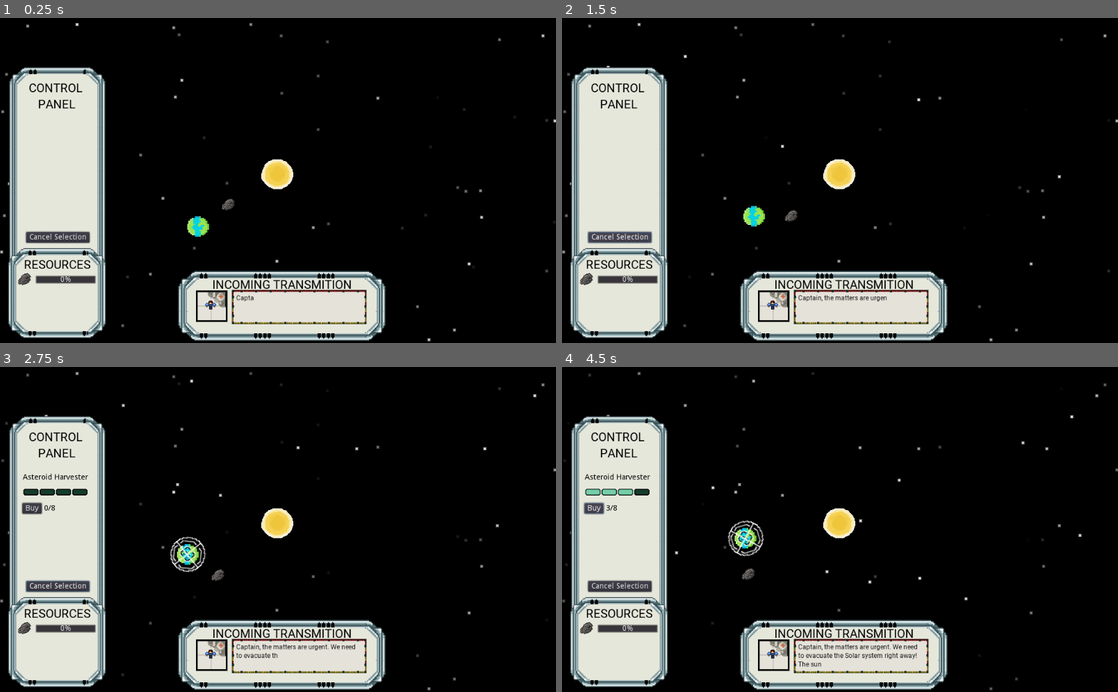
Above: before the commit, frames 1-4 (two rows, left to right).
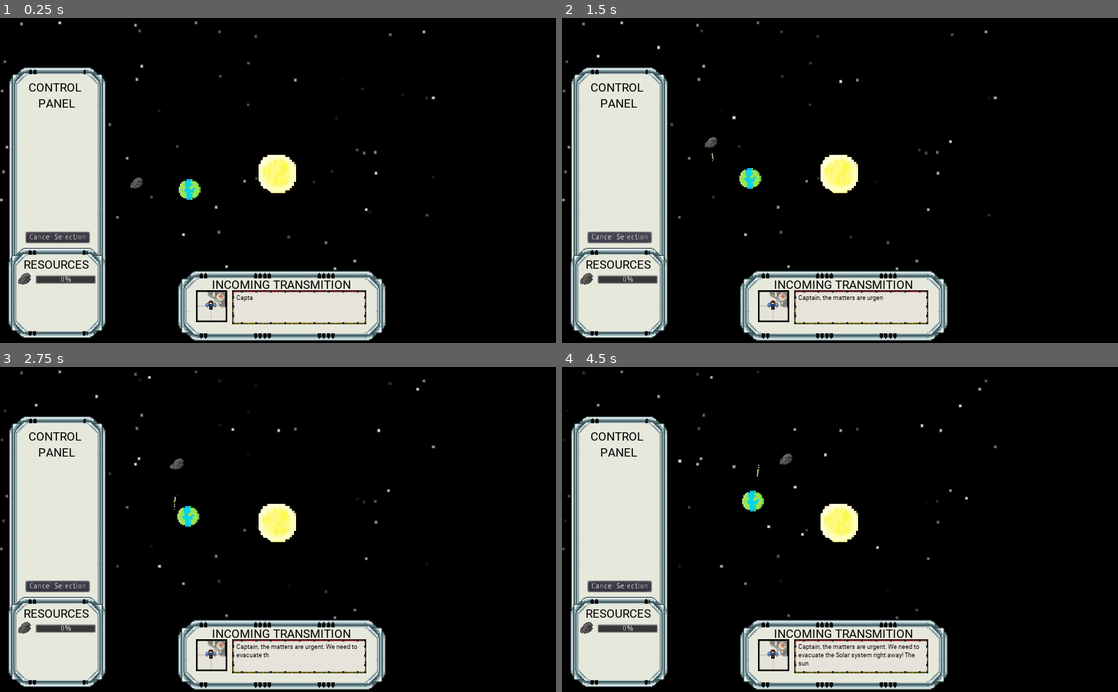
Above: after the commit, the same moments.

Repository: dev-cyprium/EndOfTheUniverse
Game: Godot game, scene res://Scenes/Main.tscn
The game is run twice, just before and just after one commit, with the same random seed, the same clock (stepped at 60 frames per second) and the same inputs.
Inputs (mouse positions are in pixels of both pictures, inside the frame that each line leads up to):
- Up to frame 1 (0.25 s): no input
- Up to frame 2 (1.5 s): move the mouse to (862, 307) at 0.52 s; click (862, 307) at 0.67 s; click "Cancel Selection" at 1.25 s
- Up to frame 3 (2.75 s): move the mouse to (189, 562) at 2.02 s; click (189, 562) at 2.17 s
- Up to frame 4 (4.5 s): click (595, 506) at 2.75 s, where only the run before the commit has a clickable "Buy"; click (595, 506) at 3.5 s, where only the run before the commit has a clickable "Buy"; click (595, 506) at 4.25 s, where only the run before the commit has a clickable "Buy"

The runs differ from the first frame. In frame 1, 4.8% of the frame differs, in the area x 0-100%, y 1-100%; in frame 2, 4.9%; in frame 3, 5.8%; in frame 4, 6.0%.

Commit message:
finish rocket mvoement, change the sun

Diff:
--- /dev/null
+++ b/Scenes/GameObject/Rocket.tscn
@@ -0,0 +1,63 @@
+[gd_scene load_steps=7 format=2]
+
+[ext_resource path="res://assets/rocket.png" type="Texture" id=1]
+[ext_resource path="res://Scripts/Game/Rocket.gd" type="Script" id=2]
+
+[sub_resource type="CapsuleShape2D" id=4]
+radius = 2.79692
+height = 4.92812
+
+[sub_resource type="Gradient" id=1]
+offsets = PoolRealArray( 0.013468, 1 )
+colors = PoolColorArray( 1, 0.952148, 0, 1, 1, 1, 1, 1 )
+
+[sub_resource type="GradientTexture" id=2]
+gradient = SubResource( 1 )
+width = 1024
+
+[sub_resource type="ParticlesMaterial" id=3]
+render_priority = -1
+flag_disable_z = true
+gravity = Vector3( 0, 50, 0 )
+orbit_velocity = 0.0
+orbit_velocity_random = 0.0
+linear_accel = 2.22
+linear_accel_random = 0.15
+angle = 154.2
+angle_random = 0.27
+scale = 0.5
+scale_random = 1.0
+color_ramp = SubResource( 2 )
+
+[node name="Rocket" type="Node2D"]
+
+[node name="Area" type="Area2D" parent="."]
+script = ExtResource( 2 )
+
+[node name="CollisionShape2D" type="CollisionShape2D" parent="Area"]
+shape = SubResource( 4 )
+
+[node name="Sprite2" type="Sprite" parent="Area"]
+texture = ExtResource( 1 )
+
+[node name="Flame#1" type="Particles2D" parent="Area/Sprite2"]
+position = Vector2( -0.178699, 2.00878 )
+z_index = -4
+lifetime = 0.8
+speed_scale = 0.4
+process_material = SubResource( 3 )
+
+[node name="Flame#2" type="Particles2D" parent="Area/Sprite2"]
+position = Vector2( 0.678923, 3.3282 )
+z_index = -1
+lifetime = 0.8
+speed_scale = 0.4
+process_material = SubResource( 3 )
+
+[node name="Flame#3" type="Particles2D" parent="Area/Sprite2"]
+position = Vector2( -0.772436, 3.26223 )
+z_index = -4
+lifetime = 0.8
+speed_scale = 0.4
+process_material = SubResource( 3 )
+[connection signal="area_shape_entered" from="Area" to="Area" method="_on_KinematicBody2D_area_shape_entered"]
--- a/Scenes/Main.tscn
+++ b/Scenes/Main.tscn
@@ -1,8 +1,8 @@
-[gd_scene load_steps=10 format=2]
+[gd_scene load_steps=11 format=2]
 
-[ext_resource path="res://assets/Sun.png" type="Texture" id=1]
+[ext_resource path="res://assets/sun.png" type="Texture" id=1]
 [ext_resource path="res://assets/Earth.png" type="Texture" id=2]
-[ext_resource path="res://Scripts/Game/Rotate.gd" type="Script" id=3]
+[ext_resource path="res://Scripts/Game/Earth.gd" type="Script" id=3]
 [ext_resource path="res://Scripts/Game/Starlight.gd" type="Script" id=4]
 [ext_resource path="res://assets/asteroid.png" type="Texture" id=5]
 [ext_resource path="res://Scenes/UI/GUI.tscn" type="PackedScene" id=6]
@@ -11,7 +11,25 @@
 [sub_resource type="CircleShape2D" id=1]
 radius = 23.7286
 
-[sub_resource type="CircleShape2D" id=2]
+[sub_resource type="GDScript" id=2]
+script/source = "extends \"res://Scripts/Clickable.gd\"
+
+export var rotate_speed = 1.0
+
+var sun = null
+var angle = 0.1
+
+func _ready():
+	sun = get_parent()
+
+func spawn_rocket():
+	pass
+
+func _process(delta):
+	self.position = self.position.rotated((angle * rotate_speed) * delta)
+"
+
+[sub_resource type="CircleShape2D" id=3]
 radius = 17.2332
 
 [node name="Game" type="Node2D"]
@@ -41,33 +59,32 @@
 texture = ExtResource( 1 )
 
 [node name="earth" type="Sprite" parent="sun"]
-position = Vector2( -143.108, 100.116 )
+position = Vector2( -161.087, 32.7985 )
 texture = ExtResource( 2 )
 script = ExtResource( 3 )
 extra = "EarthGauge"
 
 [node name="RocketSpawnPoint" type="Node2D" parent="sun/earth"]
-position = Vector2( -0.771271, -23.6893 )
+position = Vector2( 0.098772, 0.925621 )
 
-[node name="KinematicBody2D" type="KinematicBody2D" parent="sun/earth"]
-input_pickable = true
+[node name="EarthArea" type="Area2D" parent="sun/earth"]
 
-[node name="CollisionShape2D" type="CollisionShape2D" parent="sun/earth/KinematicBody2D"]
+[node name="CollisionShape2D" type="CollisionShape2D" parent="sun/earth/EarthArea"]
 rotation = -0.00305179
 shape = SubResource( 1 )
 
-[node name="asteroid" type="Sprite" parent="sun/earth"]
-position = Vector2( 49.237, -46.0828 )
+[node name="asteroid" type="Sprite" parent="sun/earth" groups=[
+"asteroid",
+]]
+position = Vector2( -97.9481, 0.847961 )
 texture = ExtResource( 5 )
 offset = Vector2( -0.189331, -0.00512695 )
-script = ExtResource( 3 )
+script = SubResource( 2 )
 rotate_speed = 5.0
 
-[node name="KinematicBody2D" type="KinematicBody2D" parent="sun/earth/asteroid"]
-input_pickable = true
+[node name="AsteroidArea" type="Area2D" parent="sun/earth/asteroid"]
 
-[node name="CollisionShape2D" type="CollisionShape2D" parent="sun/earth/asteroid/KinematicBody2D"]
-shape = SubResource( 2 )
+[node name="CollisionShape2D" type="CollisionShape2D" parent="sun/earth/asteroid/AsteroidArea"]
+shape = SubResource( 3 )
 [connection signal="CancelSelection" from="UI/GUI" to="Manager" method="_on_GUI_CancelSelection"]
-[connection signal="input_event" from="sun/earth/KinematicBody2D" to="sun/earth" method="_on_KinematicBody2D_input_event"]
-[connection signal="input_event" from="sun/earth/asteroid/KinematicBody2D" to="sun/earth/asteroid" method="_on_KinematicBody2D_input_event"]
+[connection signal="input_event" from="sun/earth/EarthArea" to="sun/earth" method="_on_KinematicBody2D_input_event"]
--- a/Scenes/UI/GUI.tscn
+++ b/Scenes/UI/GUI.tscn
@@ -6,9 +6,10 @@
 [ext_resource path="res://assets/HumanAstro.png" type="Texture" id=4]
 [ext_resource path="res://assets/medbay.png" type="Texture" id=5]
 [ext_resource path="res://assets/wire_gui.png" type="Texture" id=6]
-[ext_resource path="res://Scenes/RichTextLabel.gd" type="Script" id=7]
+[ext_resource path="res://Scripts/UI/RichTextLabel.gd" type="Script" id=7]
 [ext_resource path="res://Scenes/PlanetGauges/EarthGauge.tscn" type="PackedScene" id=8]
 [ext_resource path="res://Scripts/UI/GUI.gd" type="Script" id=9]
+
 
 
 
--- /dev/null
+++ b/Scripts/Game/Earth.gd
@@ -0,0 +1,11 @@
+extends "./Rotate.gd"
+var rocket = preload("res://Scenes/GameObject/Rocket.tscn")
+var spawn = null
+
+func _ready():
+	spawn = find_node("RocketSpawnPoint")
+	spawn_rocket()
+
+func spawn_rocket():
+	var node = rocket.instance()
+	spawn.add_child(node)
--- /dev/null
+++ b/Scripts/Game/Rocket.gd
@@ -0,0 +1,21 @@
+extends Area2D
+var target = null
+
+func _ready():
+	target = get_tree().get_nodes_in_group("asteroid")[0]
+
+var t = 0
+func _physics_process(delta):
+	var desired = target.position - self.position
+	desired = desired.normalized()
+
+	self.position += desired
+
+	self.rotation = desired.angle() + PI / 2
+
+
+func _on_KinematicBody2D_area_shape_entered(_area_id, area, _b, _c):
+	if (target.name == "asteroid" and area.name == "AsteroidArea"):
+		target = get_parent().get_parent()
+	if (target.name != "asteroid" and area.name == "EarthArea"):
+		target = get_tree().get_nodes_in_group("asteroid")[0]
--- a/Scripts/Game/Rotate.gd
+++ b/Scripts/Game/Rotate.gd
@@ -8,8 +8,5 @@
 func _ready():
 	sun = get_parent()
 
-func spawn_rocket():
-	pass
-
 func _process(delta):
 	self.position = self.position.rotated((angle * rotate_speed) * delta)
--- a/project.godot
+++ b/project.godot
@@ -21,11 +21,14 @@
 
 [display]
 
-window/stretch/mode="viewport"
-window/stretch/aspect="expand"
+window/stretch/mode="2d"
+window/stretch/aspect="keep_height"
 
 [rendering]
 
+quality/intended_usage/framebuffer_allocation=0
+quality/intended_usage/framebuffer_allocation.mobile=0
 quality/2d/use_pixel_snap=true
+quality/shadows/filter_mode=0
 environment/default_clear_color=Color( 0, 0, 0, 1 )
 environment/default_environment="res://default_env.tres"
Renamed: Scenes/RichTextLabel.gd -> Scripts/UI/RichTextLabel.gd
Binary file changed: assets/Sun.png
Not shown, changed: assets/Sun.png.import
